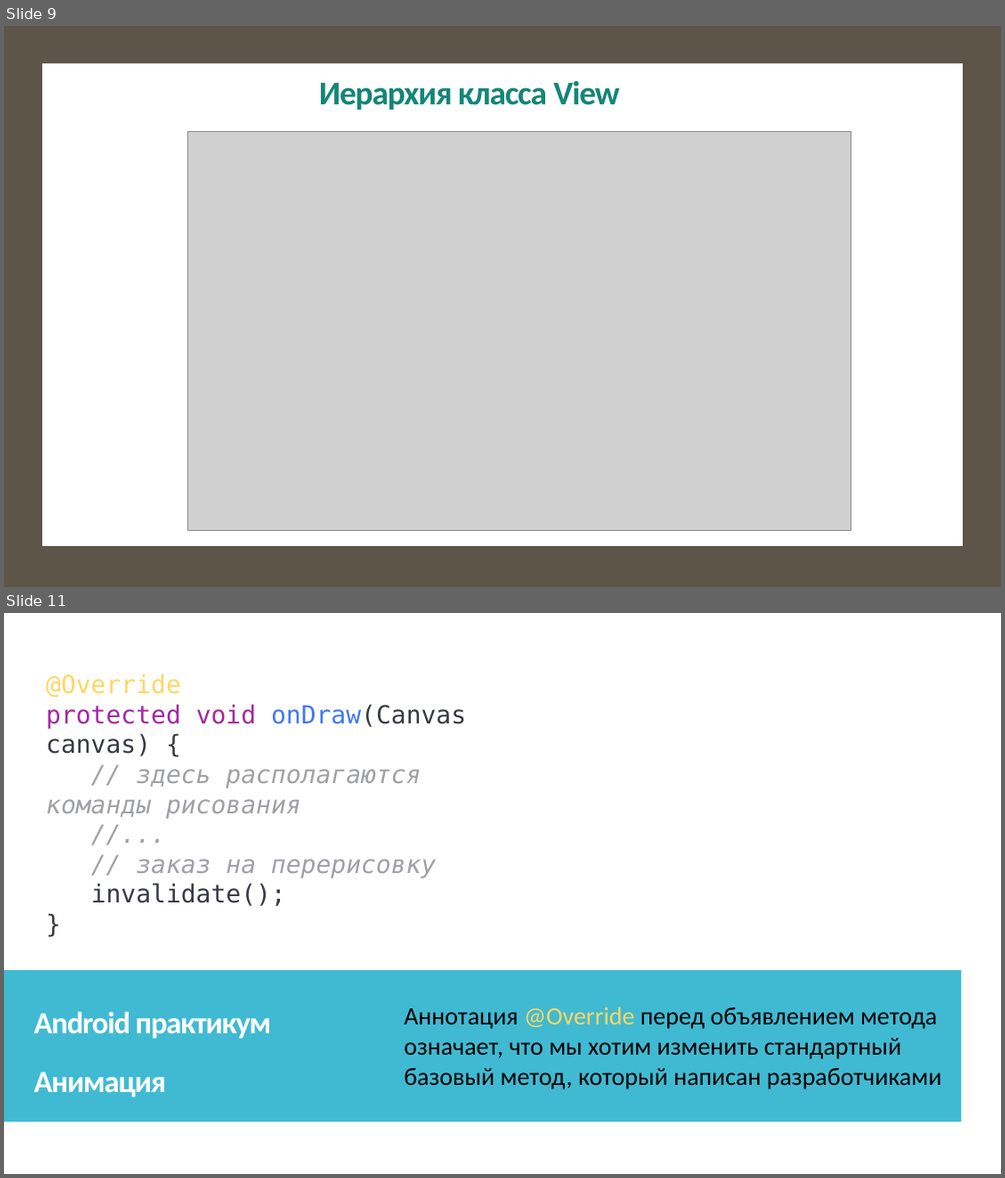
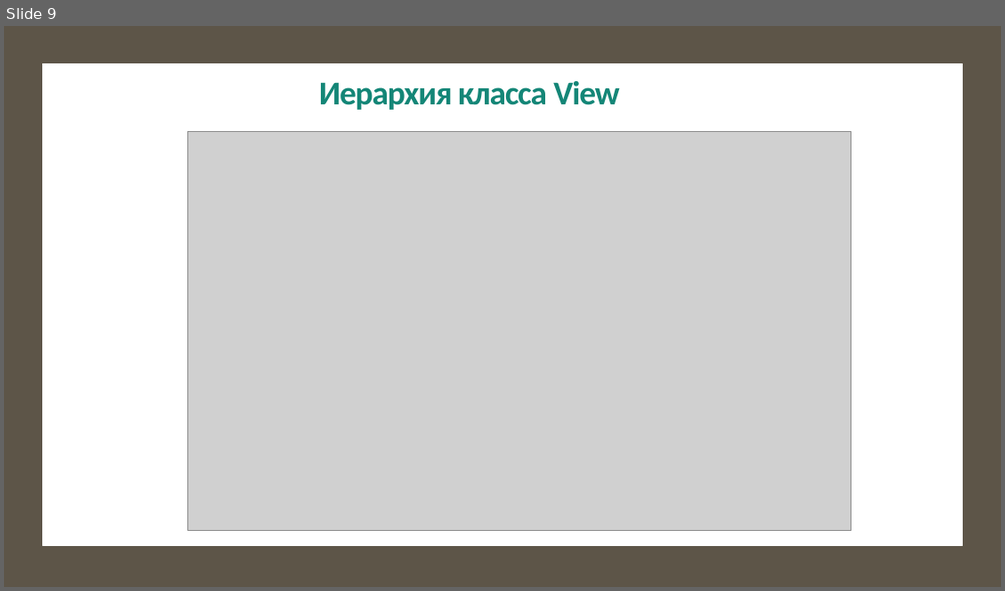
Before and after one commit to IriEfremova/LessonsCube, a slide deck: Samsung/Lesson6/Циклы в Java.pptx. Shown one above the other, each under a label of ours: slides 9 and 11 before the commit, slide 9 after it; the slides between them are not shown. The pictures are 1005x1178 and 1005x591 pixels, drawn with LibreOffice and Linux fonts; fonts in the diff are those of the drawing; grey boxes stand for pictures. Boxes give left, top, right and bottom in pixels: in the first picture for what was removed or moved away, otherwise in the second. Text is boxed around its words. In the diff, an @@ line names an element or a change of style, - is before the commit and + after.

```diff
--- a/Samsung/Lesson6/Циклы в Java.pptx
+++ b/Samsung/Lesson6/Циклы в Java.pptx
@@ slide 11 removed at bbox=[4, 613, 1001, 1174], background #FFFFFF; not listed: 2 template elements that a slide beside it also shows @@
@@ rectangle removed at bbox=[4, 613, 1001, 1174] @@
@@ text removed at bbox=[46, 674, 466, 906] @@
-@Override
-protected void onDraw(Canvas canvas) {
-// здесь располагаются команды рисования
-//...
-// заказ на перерисовку
-invalidate();
-}
@@ rectangle removed at bbox=[4, 971, 961, 1122] @@
@@ text removed at bbox=[34, 1011, 272, 1097] @@
-Android практикум
-Анимация
@@ text removed at bbox=[404, 1006, 942, 1089] @@
-Аннотация @Override перед объявлением метода означает, что мы хотим изменить стандартный базовый метод, который написан разработчиками
```
Also in this commit, not shown: 4 slides changed, 3 slides added, 3 other files.
